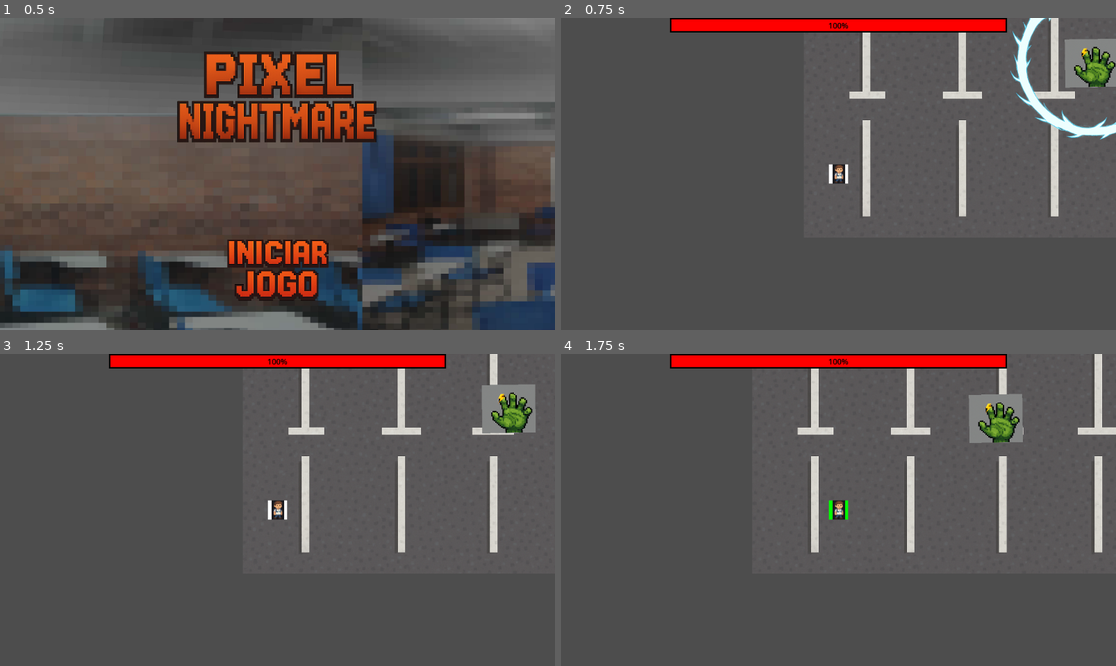
Above: before the commit, frames 1-4 (two rows, left to right).
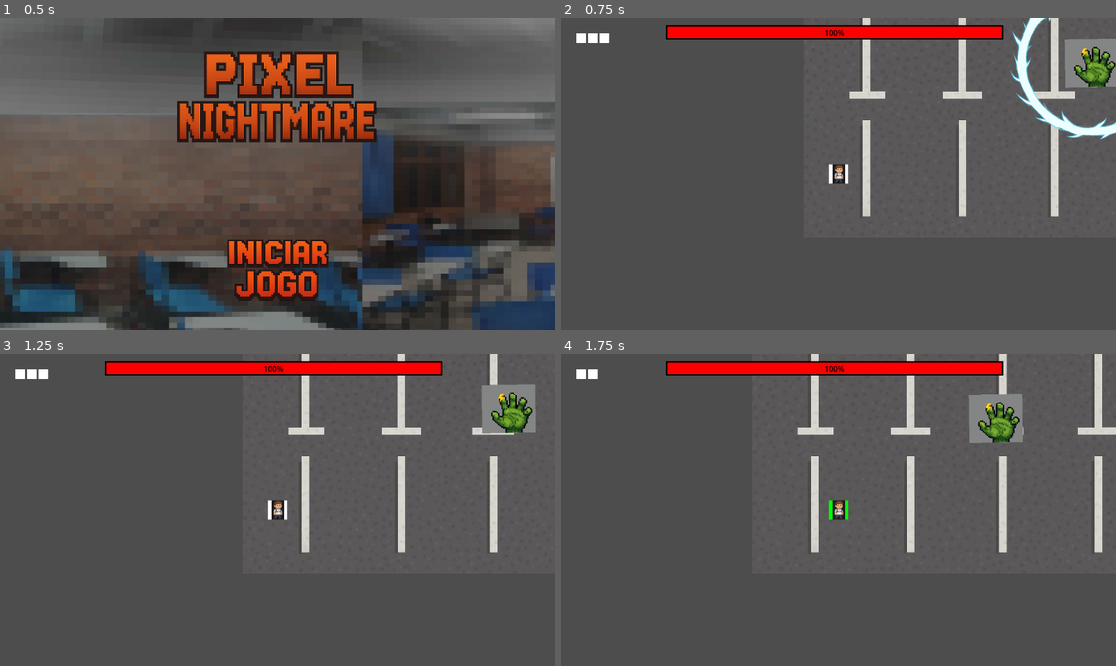
Above: after the commit, the same moments.

Repository: Jurandirtvaz/pixel-nightmare
Game: Godot game, scene res://menu.tscn
Two runs of this game, one before a commit and one after it. Both use one fixed random seed, a clock stepped at 60 frames per second and the inputs below.
Inputs (mouse positions are in pixels of both pictures, inside the frame that each line leads up to):
- Up to frame 1 (0.5 s): no input
- Up to frame 2 (0.75 s): click (838, 270) at 0.5 s
- Up to frame 3 (1.25 s): no input
- Up to frame 4 (1.75 s): tap Enter (restart) at 1.25 s; hold D (move_right) from 1.28 s (still down); hold Space (teste_dano) from 1.28 s (still down)

Frame 1 is identical in both runs. In frame 2, 3.7% of the frame differs, in the area x 2-81%, y 0-9%; in frame 3, 3.7%; in frame 4, 3.7%.

Commit message:
{feat} Organização dos grupos
-Realizado a organização dos grupos
-Correção de Bugs

Diff:
--- a/cenario.tscn
+++ b/cenario.tscn
@@ -1,9 +1,9 @@
-[gd_scene load_steps=10 format=3 uid="uid://dmn2q7fgq40sd"]
+[gd_scene load_steps=9 format=3 uid="uid://dmn2q7fgq40sd"]
 
 [ext_resource type="Texture2D" uid="uid://berp355qs7ynw" path="res://Sprites/estacionamanto.png" id="1_xwuul"]
 [ext_resource type="PackedScene" uid="uid://dxss2p330l6nf" path="res://boss.tscn" id="2_bj8tx"]
 [ext_resource type="PackedScene" uid="uid://8rnlj3pa11yn" path="res://player.tscn" id="3_xwuul"]
-[ext_resource type="Script" path="res://player.gd" id="4_bj8tx"]
+[ext_resource type="PackedScene" uid="uid://cb1ohuye5gdqu" path="res://hud.tscn" id="4_bj8tx"]
 
 [sub_resource type="RectangleShape2D" id="RectangleShape2D_0nnsg"]
 size = Vector2(1267, 159)
@@ -16,14 +16,6 @@
 
 [sub_resource type="RectangleShape2D" id="RectangleShape2D_mqnm2"]
 size = Vector2(1268, 98)
-
-[sub_resource type="StyleBoxFlat" id="StyleBoxFlat_xwuul"]
-bg_color = Color(1, 0, 0, 1)
-border_width_left = 3
-border_width_top = 3
-border_width_right = 3
-border_width_bottom = 3
-border_color = Color(0, 0, 0, 1)
 
 [node name="Cenario" type="Node2D"]
 position = Vector2(-35, -14)
@@ -57,23 +49,5 @@
 [node name="Player" parent="." groups=["player"] instance=ExtResource("3_xwuul")]
 position = Vector2(107, 573)
 rotation = -0.00530558
-script = ExtResource("4_bj8tx")
 
-[node name="HUD" type="CanvasLayer" parent="."]
-
-[node name="BossHPBar" type="ProgressBar" parent="HUD"]
-modulate = Color(1, 0, 0, 1)
-self_modulate = Color(1, 0, 0, 1)
-custom_minimum_size = Vector2(700, 30)
-anchors_preset = 5
-anchor_left = 0.5
-anchor_right = 0.5
-offset_left = -100.0
-offset_right = 100.0
-offset_bottom = 30.0
-grow_horizontal = 2
-theme_override_colors/font_color = Color(0, 0, 0, 1)
-theme_override_colors/font_outline_color = Color(0, 0, 0, 1)
-theme_override_styles/fill = SubResource("StyleBoxFlat_xwuul")
-max_value = 200.0
-value = 200.0
+[node name="HUD" parent="Player" groups=["hud"] instance=ExtResource("4_bj8tx")]
--- a/hud.tscn
+++ b/hud.tscn
@@ -1,6 +1,14 @@
-[gd_scene load_steps=2 format=3 uid="uid://cb1ohuye5gdqu"]
+[gd_scene load_steps=3 format=3 uid="uid://cb1ohuye5gdqu"]
 
-[ext_resource type="Script" path="res://hud.gd" id="1_37p78"]
+[ext_resource type="Script" uid="uid://2mtbuhxutvhm" path="res://hud.gd" id="1_37p78"]
+
+[sub_resource type="StyleBoxFlat" id="StyleBoxFlat_37p78"]
+bg_color = Color(1, 0, 0, 1)
+border_width_left = 3
+border_width_top = 3
+border_width_right = 3
+border_width_bottom = 3
+border_color = Color(0, 0, 0, 1)
 
 [node name="HUD" type="CanvasLayer"]
 script = ExtResource("1_37p78")
@@ -32,3 +40,22 @@
 [node name="Vida3" type="ColorRect" parent="UI/Vidas"]
 custom_minimum_size = Vector2(20, 20)
 layout_mode = 2
+
+[node name="BossHPBar" type="ProgressBar" parent="UI"]
+modulate = Color(1, 0, 0, 1)
+self_modulate = Color(1, 0, 0, 1)
+custom_minimum_size = Vector2(700, 30)
+layout_mode = 1
+anchors_preset = 5
+anchor_left = 0.5
+anchor_right = 0.5
+offset_left = -358.0
+offset_top = 15.0
+offset_right = 342.0
+offset_bottom = 45.0
+grow_horizontal = 2
+theme_override_colors/font_color = Color(0, 0, 0, 1)
+theme_override_colors/font_outline_color = Color(0, 0, 0, 1)
+theme_override_styles/fill = SubResource("StyleBoxFlat_37p78")
+max_value = 200.0
+value = 200.0
--- /dev/null
+++ b/node_2d.tscn
@@ -0,0 +1,18 @@
+[gd_scene load_steps=4 format=3 uid="uid://cguia1fc7s8iu"]
+
+[ext_resource type="PackedScene" uid="uid://8rnlj3pa11yn" path="res://player.tscn" id="1_wtcfe"]
+[ext_resource type="Texture2D" uid="uid://5tdy6a6m5l5v" path="res://Sprites/background_teste.jpg" id="2_0e48y"]
+[ext_resource type="PackedScene" uid="uid://cb1ohuye5gdqu" path="res://hud.tscn" id="3_epypp"]
+
+[node name="Main" type="Node2D"]
+
+[node name="Sprite2D" type="Sprite2D" parent="."]
+light_mask = 2
+visibility_layer = 2
+position = Vector2(523, 292)
+texture = ExtResource("2_0e48y")
+
+[node name="Player" parent="Sprite2D" instance=ExtResource("1_wtcfe")]
+position = Vector2(-27, -3)
+
+[node name="HUD" parent="Sprite2D" groups=["hud"] instance=ExtResource("3_epypp")]
Not shown: 1 places in player.tscn that only renumber resources
